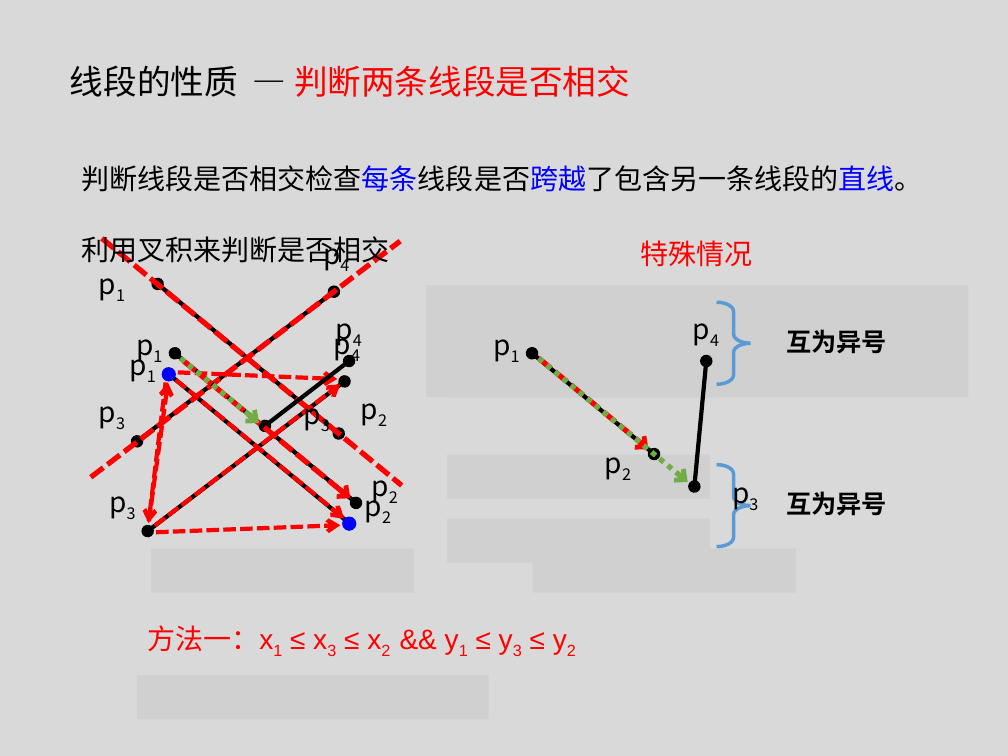
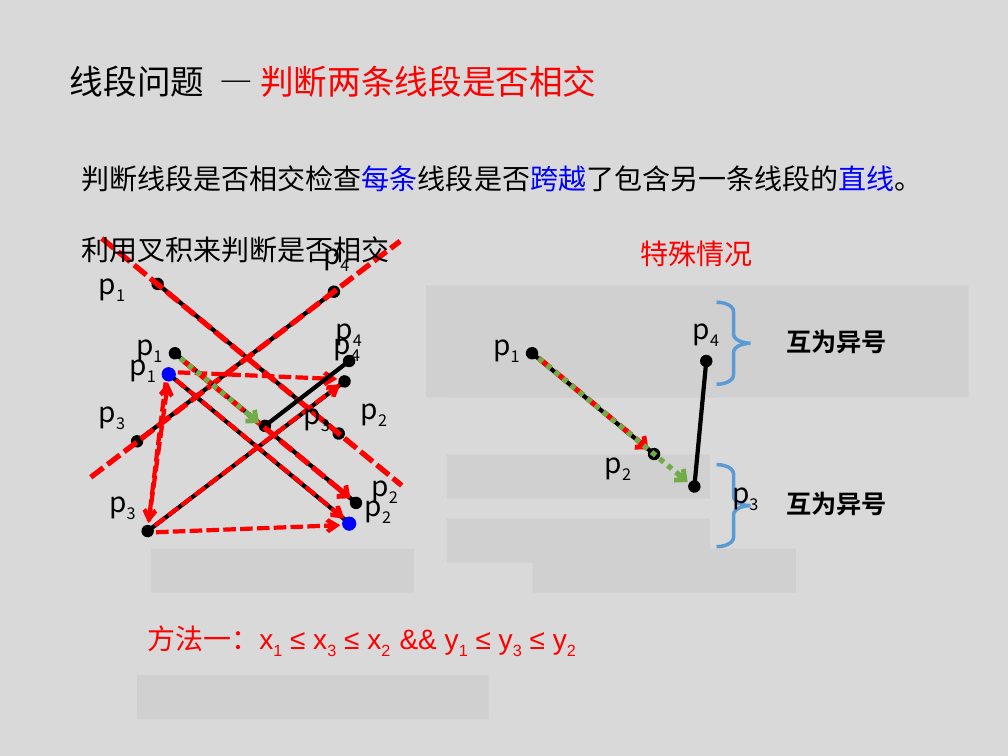
Before and after one commit to tianzhuwei/PPT, a slide deck: slide 6 of 第二讲快排+计算几何.pptx. Drawn at 1008x756 pixels with LibreOffice and Linux fonts; fonts in the diff are those of the drawing; grey boxes stand for pictures. Boxes give left, top, right and bottom in pixels: in the first picture for what was removed or moved away, otherwise in the second. Text is boxed around its words. In the diff, an @@ line names an element or a change of style, - is before the commit and + after.

```diff
--- a/第二讲快排+计算几何.pptx
+++ b/第二讲快排+计算几何.pptx
@@ text at [70,65,596,97]: text changed @@
-线段的性质 — 判断两条线段是否相交
+线段问题 — 判断两条线段是否相交
```
Also in this commit, not shown: 5 other slides changed, 1 slide added, 1 slide removed.
